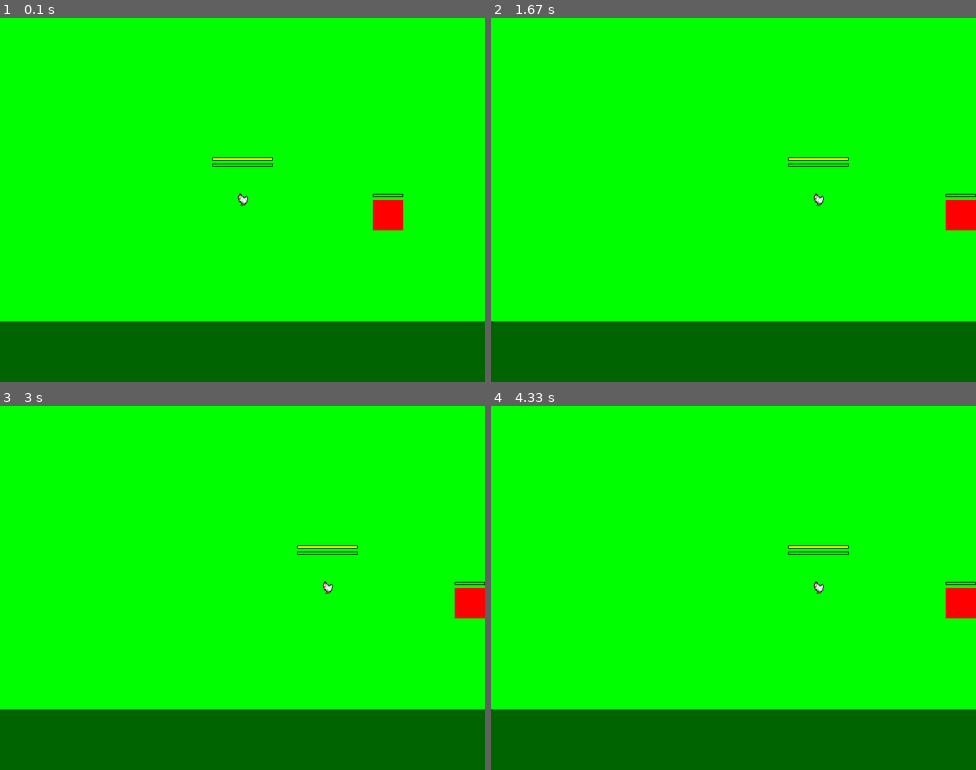
Above: before the commit, frames 1-4 (two rows, left to right).
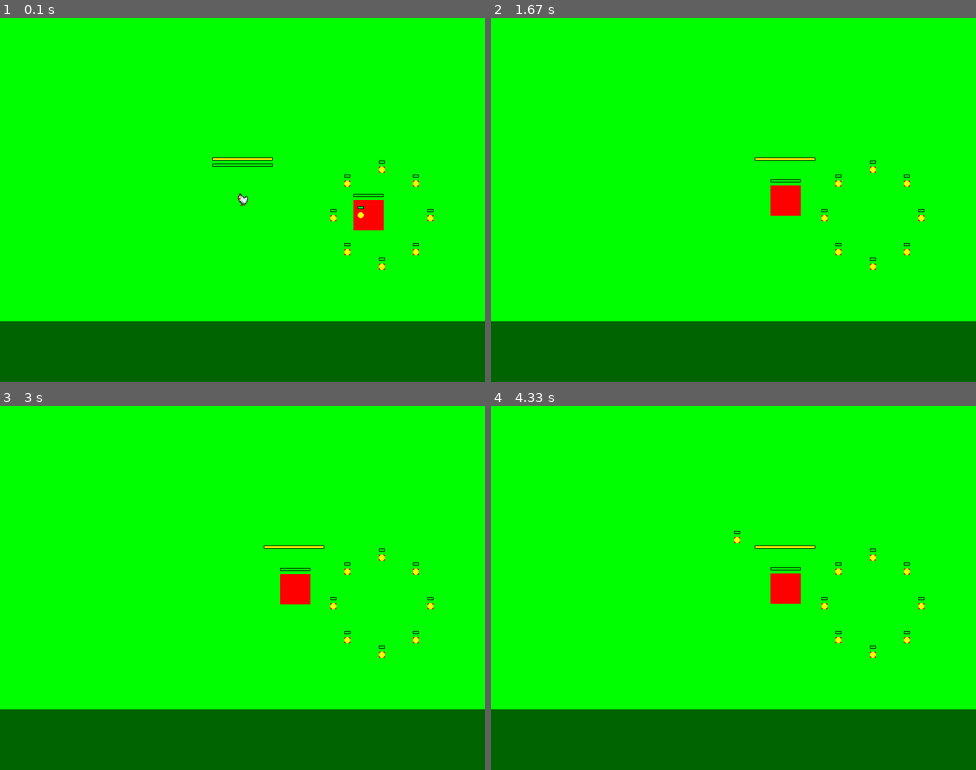
Above: after the commit, the same moments.

Repository: Zakihung/The-Chickening
Game: pygame game, started from main.py
Two runs of this game, one before a commit and one after it. Both use one fixed random seed, a clock stepped at 60 frames per second and the inputs below.
Inputs:
- Up to frame 1 (0.1 s): no input
- Up to frame 2 (1.67 s): hold Right 0.33-0.8 s
- Up to frame 3 (3 s): no input
- Up to frame 4 (4.33 s): no input

The runs differ from the first frame. In frame 1, 0.9% of the frame differs, in the area x 68-90%, y 39-70%; in frame 2, 1.5%; in frame 3, 1.5%; in frame 4, 1.5%, in the area x 50-100%, y 34-70%.

Commit message:
Add mage AI for 'mage' enemy with fire cast, self-buff, and barrier circle

Diff:
--- a/modules/entities/base_entity.py
+++ b/modules/entities/base_entity.py
@@ -62,10 +62,11 @@
             full_bar_rect = pygame.Rect(self.rect.x, self.rect.y - 10, self.rect.width, 5)
             pygame.draw.rect(screen, COLOR_BLACK, full_bar_rect, 1)
 
-    def take_damage(self, damage):
+    def take_damage(self, damage, attacker_pos=None):
         """
-        Giảm HP khi trúng đòn.
+        Giảm HP khi trúng đòn. Support attacker_pos cho directional damage (e.g., shield).
         :param damage: Sát thương nhận
+        :param attacker_pos: Vị trí attacker (tuple x,y), optional
         """
         self.hp -= damage
         if self.hp < 0:
--- a/modules/entities/enemy.py
+++ b/modules/entities/enemy.py
@@ -55,6 +55,31 @@
         self.shield_hp = 50  # HP riêng cho khiên (giảm khi hit front)
         self.shield_max_hp = 50
         self.facing_player = True  # Flag quay mặt player (shield front)
+        self.fire_cast_cooldown = 0  # Cooldown cast lửa (2s)
+        self.buff_cooldown = 0  # Cooldown buff (5s)
+        self.barrier_cooldown = 0  # Cooldown tạo vòng (4s)
+        self.fire_damage = 25  # Sát thương lửa
+        self.fire_speed = 7
+        self.buff_amount = 1.5  # Tăng speed/HP x1.5 temp 5s
+        self.buff_duration = 0  # Self buff timer
+        self.barrier_radius = 80  # Bán kính vòng cản
+        self.barrier_projectiles = []  # List barrier projs riêng (persistent)
+        self.allies = []  # List enemies để buff (placeholder, pass từ manager sau)
+
+    def take_damage(self, damage, attacker_pos=None):
+        """
+        Override: Giảm damage front, full back, damage shield nếu front.
+        """
+        if self.type == 'shield' and attacker_pos:
+            if self.is_back_hit(attacker_pos):
+                damage *= self.back_weak_mult
+            else:
+                damage *= self.front_resist_mult
+                self.shield_hp -= damage * 0.5  # Damage shield riêng
+                if self.shield_hp <= 0:
+                    self.shield_hp = 0
+                    print("Shield broken!")  # Optional effect
+        super().take_damage(damage)  # Gọi BaseEntity với pos (ignore ở base)
 
     def update(self, delta_time, player=None):
         """
@@ -173,6 +198,61 @@
 
                     self.speed = ENEMY_SPEED_BASE * 0.8  # Chậm hơn vì giáp nặng
 
+                elif self.type == 'mage':
+                    # Mage AI: Di chuyển chậm, cast lửa/buff/barrier theo cooldown
+                    if dist > 0:
+                        base_dir = pygame.Vector2(dx / dist, dy / dist)
+                        self.direction = base_dir * 0.5  # Áp sát chậm
+
+                    self.speed = ENEMY_SPEED_BASE * 0.6  # Chậm vì pháp sư
+
+                    # Cast lửa (ranged proj hướng player)
+                    if self.fire_cast_cooldown <= 0:
+                        fire = Projectile(self.rect.centerx, self.rect.centery, base_dir, 'ranged', self.fire_damage,
+                                          self.fire_speed)
+                        self.projectiles.append(fire)
+                        self.fire_cast_cooldown = 2.0
+
+                    # Buff allies/self (tăng speed nếu buff_duration >0)
+                    if self.buff_duration > 0:
+                        self.speed *= self.buff_amount  # Self buff (sẽ apply allies sau)
+                        self.buff_duration -= delta_time
+                    if self.buff_cooldown <= 0:
+                        self.buff_duration = 5.0  # Buff 5s
+                        self.buff_cooldown = 10.0  # Cooldown 10s
+                        # TODO: Loop allies: ally.speed *= buff_amount; ally.buff_timer = 5
+
+                    # Tạo vòng cản (8 projs quanh self)
+                    if self.barrier_cooldown <= 0:
+                        for i in range(8):
+                            angle = (i / 8) * 2 * math.pi
+                            barrier_dir = pygame.Vector2(math.cos(angle), math.sin(angle))
+                            barrier_pos = self.rect.center + barrier_dir * self.barrier_radius
+                            barrier = Projectile(barrier_pos[0], barrier_pos[1], pygame.Vector2(0, 0), 'ranged', 15,
+                                                 0)  # Speed 0 = stationary
+                            barrier.aoe_radius = 20  # Small damage circle
+                            self.barrier_projectiles.append(barrier)
+                        self.barrier_cooldown = 8.0  # Cooldown 8s
+
+                    # Update barrier projs (persistent 5s each)
+                    for barrier in self.barrier_projectiles[:]:
+                        barrier.update(delta_time)
+                        barrier.check_collision([player])  # Damage player chạm
+                        if not barrier.alive:  # Set alive=False sau 5s trong Projectile?
+                            self.barrier_projectiles.remove(barrier)
+
+                    # Update cooldowns
+                    self.fire_cast_cooldown = max(0, self.fire_cast_cooldown - delta_time)
+                    self.buff_cooldown = max(0, self.buff_cooldown - delta_time)
+                    self.barrier_cooldown = max(0, self.barrier_cooldown - delta_time)
+
+                    # Update main projectiles (lửa)
+                    for proj in self.projectiles[:]:
+                        proj.update(delta_time)
+                        proj.check_collision([player])
+                        if not proj.alive:
+                            self.projectiles.remove(proj)
+
                 else:
                     # Fallback random cho type khác
                     self.direction_change_timer -= delta_time
@@ -198,21 +278,6 @@
             if random.random() < DROP_THO_RATE:
                 print("Dropped thóc!")  # TODO: Tạo resource.py drop
 
-    def take_damage(self, damage, attacker_pos=None):
-        """
-        Override: Giảm damage front, full back, damage shield nếu front.
-        """
-        if self.type == 'shield' and attacker_pos:
-            if self.is_back_hit(attacker_pos):
-                damage *= self.back_weak_mult
-            else:
-                damage *= self.front_resist_mult
-                self.shield_hp -= damage * 0.5  # Damage shield riêng
-                if self.shield_hp <= 0:
-                    self.shield_hp = 0
-                    # Break shield: Full damage sau
-        super().take_damage(damage)
-
     def is_back_hit(self, attacker_pos):
         """
         Check nếu hit từ phía sau (dot product < 0).
@@ -238,3 +303,7 @@
         # Vẽ projectiles của enemy
         for proj in self.projectiles:
             proj.draw(screen)
+
+        # Vẽ barrier riêng (color tím)
+        for barrier in self.barrier_projectiles:
+            barrier.draw(screen)
--- a/modules/screens/game_screen.py
+++ b/modules/screens/game_screen.py
@@ -9,7 +9,7 @@
         self.screen = screen
         self.background_color = COLOR_GREEN
         self.player = Player()
-        self.test_enemy = Enemy(600, 300, 'shield')  # Type 'shield'
+        self.test_enemy = Enemy(600, 300, 'mage')  # Type 'mage'
         self.player.enemies = [self.test_enemy]  # Giữ cho projectile hit enemy
 
     def update(self, delta_time, keys):
